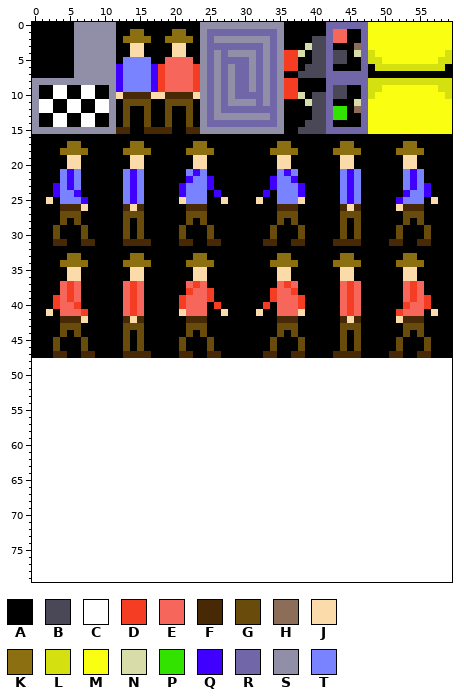
One commit to this sprite sheet: data/tiles.png. This is how it looked before the edit.
The file is 60x64 pixels. The old version is drawn lined up with the new one, on the new canvas.
Palette (. is transparent): A #000000  B #4a4856  C #ffffff  D #f53d24  E #f6665b  F #472906  G #694b0b  H #8c6d57  J #fadba9  K #8b6f10  L #d4e00f  M #faff11  N #d7dca9  P #32e300  Q #3f00ff  R #7066a8  S #918ea8  T #7a83ff
Pixels before (only the part around the change), first column x 0:
39 AAADEDEAAAAAAEDEAAAAADEEEDAAAAAAAADEEEDAAAAAEDEAAAAAAEDEDAAA
40 AAADEEDAAAAAAEDEAAAAADEEEADAAAAAADAEEEDAAAAAEDEAAAAAADEEDAAA
41 AAJAEEEDAAAAAEDEAAAAAJEEEAAJAAAAJAAEEEJAAAAAEDEAAAAADEEEAJAA
42 AAAAFFFJAAAAAFJFAAAAAAFFFAAAAAAAAAAFFFAAAAAAFJFAAAAAJFFFAAAA
43 AAAAGGGAAAAAAGGGAAAAAAGGGAAAAAAAAAAGGGAAAAAAGGGAAAAAAGGGAAAA
44 AAAAGAGAAAAAAGAGAAAAAAGAGAAAAAAAAAAGAGAAAAAAGAGAAAAAAGAGAAAA
45 AAAGAAAGAAAAAGAGAAAAAGAAAGAAAAAAAAGAAAGAAAAAGAGAAAAAGAAAGAAA
46 AAAGAAAGAAAAAGAGAAAAAGAAAGAAAAAAAAGAAAGAAAAAGAGAAAAAGAAAGAAA
47 AAAFFAAFFAAAAFFFFAAAAFFAAFFAAAAAAFFAAFFAAAAFFFFAAAAFFAAFFAAA
48 CCCCCCCCCCCCCCCCCCCCCCCCCCCCCCCCCCCCCCCCCCCCCCCCCCCCCCCCCCCC
49 CCCCCCCCCCCCCCCCCCCCCCCCCCCCCCCCCCCCCCCCCCCCCCCCCCCCCCCCCCCC
50 CCCCCCCCCCCCCCCCCCCCCCCCCCCCCCCCCCCCCCCCCCCCCCCCCCCCCCCCCCCC
51 CCCCCCCCCCCCCCCCCCCCCCCCCCCCCCCCCCCCCCCCCCCCCCCCCCCCCCCCCCCC
52 CCCCCCCCCCCCCCCCCCCCCCCCCCCCCCCCCCCCCCCCCCCCCCCCCCCCCCCCCCCC
53 CCCCCCCCCCCCCCCCCCCCCCCCCCCCCCCCCCCCCCCCCCCCCCCCCCCCCCCCCCCC
54 CCCCCCCCCCCCCCCCCCCCCCCCCCCCCCCCCCCCCCCCCCCCCCCCCCCCCCCCCCCC
55 CCCCCCCCCCCCCCCCCCCCCCCCCCCCCCCCCCCCCCCCCCCCCCCCCCCCCCCCCCCC
56 CCCCCCCCCCCCCCCCCCCCCCCCCCCCCCCCCCCCCCCCCCCCCCCCCCCCCCCCCCCC
57 CCCCCCCCCCCCCCCCCCCCCCCCCCCCCCCCCCCCCCCCCCCCCCCCCCCCCCCCCCCC
58 CCCCCCCCCCCCCCCCCCCCCCCCCCCCCCCCCCCCCCCCCCCCCCCCCCCCCCCCCCCC
59 CCCCCCCCCCCCCCCCCCCCCCCCCCCCCCCCCCCCCCCCCCCCCCCCCCCCCCCCCCCC
60 CCCCCCCCCCCCCCCCCCCCCCCCCCCCCCCCCCCCCCCCCCCCCCCCCCCCCCCCCCCC
61 CCCCCCCCCCCCCCCCCCCCCCCCCCCCCCCCCCCCCCCCCCCCCCCCCCCCCCCCCCCC
62 CCCCCCCCCCCCCCCCCCCCCCCCCCCCCCCCCCCCCCCCCCCCCCCCCCCCCCCCCCCC
63 CCCCCCCCCCCCCCCCCCCCCCCCCCCCCCCCCCCCCCCCCCCCCCCCCCCCCCCCCCCC
64 ............................................................
65 ............................................................
66 ............................................................
67 ............................................................
68 ............................................................
69 ............................................................
70 ............................................................
71 ............................................................
72 ............................................................
73 ............................................................
74 ............................................................
75 ............................................................
76 ............................................................
77 ............................................................
78 ............................................................
79 ............................................................
After the commit:
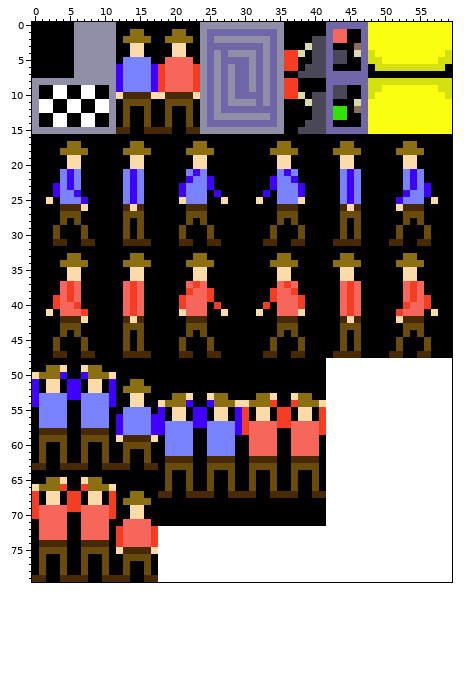
From the commit log: player falling animation added
Change:
canvas 60x64 -> 60x80
y 48: x 0..41 CCCCCCCCCCCCCCCCCCCCCCCCCCCCCCCCCCCCCCCCCC -> AAAAAAAAAAAAAAAAAAAAAAAAAAAAAAAAAAAAAAAAAA
y 49: x 0..41 CCCCCCCCCCCCCCCCCCCCCCCCCCCCCCCCCCCCCCCCCC -> AAKKJAAJKKAAAAAAAAAAAAAAAAAAAAAAAAAAAAAAAA
y 50: x 0..41 CCCCCCCCCCCCCCCCCCCCCCCCCCCCCCCCCCCCCCCCCC -> JKKKQAAQKKKJAAAAAAAAAAAAAAAAAAAAAAAAAAAAAA
y 51: x 0..41 CCCCCCCCCCCCCCCCCCCCCCCCCCCCCCCCCCCCCCCCCC -> QAJJAQQAJJAQAAKKAAAAAAAAAAAAAAAAAAAAAAAAAA
y 52: x 0..41 CCCCCCCCCCCCCCCCCCCCCCCCCCCCCCCCCCCCCCCCCC -> QAJJAQQAJJAQAKKKKAAAAAAAAAAAAAAAAAAAAAAAAA
y 53: x 0..41 CCCCCCCCCCCCCCCCCCCCCCCCCCCCCCCCCCCCCCCCCC -> QTTTTQQTTTTQAAJJAAAAKKJAAJKKAAAAKKJAAJKKAA
y 54: x 0..41 CCCCCCCCCCCCCCCCCCCCCCCCCCCCCCCCCCCCCCCCCC -> QTTTTAATTTTQAAJJAAJKKKQAAQKKKJJKKKDAADKKKJ
y 55: x 0..41 CCCCCCCCCCCCCCCCCCCCCCCCCCCCCCCCCCCCCCCCCC -> ATTTTAATTTTAATTTTAQAJJAQQAJJAQDAJJADDAJJAD
y 56: x 0..41 CCCCCCCCCCCCCCCCCCCCCCCCCCCCCCCCCCCCCCCCCC -> ATTTTAATTTTAQTTTTQQAJJAQQAJJAQDAJJADDAJJAD
y 57: x 0..41 CCCCCCCCCCCCCCCCCCCCCCCCCCCCCCCCCCCCCCCCCC -> ATTTTAATTTTAQTTTTQQTTTTQQTTTTQDEEEEDDEEEED
y 58: x 0..41 CCCCCCCCCCCCCCCCCCCCCCCCCCCCCCCCCCCCCCCCCC -> AFFFFAAFFFFAQTTTTQQTTTTAATTTTQDEEEEAAEEEED
y 59: x 0..41 CCCCCCCCCCCCCCCCCCCCCCCCCCCCCCCCCCCCCCCCCC -> AGGGGAAGGGGAJFFFFJATTTTAATTTTAAEEEEAAEEEEA
y 60: x 0..41 CCCCCCCCCCCCCCCCCCCCCCCCCCCCCCCCCCCCCCCCCC -> AGAAGAAGAAGAAGGGGAATTTTAATTTTAAEEEEAAEEEEA
y 61: x 0..41 CCCCCCCCCCCCCCCCCCCCCCCCCCCCCCCCCCCCCCCCCC -> AGAAGAAGAAGAAGAAGAATTTTAATTTTAAEEEEAAEEEEA
y 62: x 0..41 CCCCCCCCCCCCCCCCCCCCCCCCCCCCCCCCCCCCCCCCCC -> AGAAGAAGAAGAAGAAGAAFFFFAAFFFFAAFFFFAAFFFFA
y 63: x 0..41 CCCCCCCCCCCCCCCCCCCCCCCCCCCCCCCCCCCCCCCCCC -> FFAAFFFFAAFFFFAAFFAGGGGAAGGGGAAGGGGAAGGGGA
y 64: x 0..59 ............................................................ -> AAAAAAAAAAAAAAAAAAAGAAGAAGAAGAAGAAGAAGAAGACCCCCCCCCCCCCCCCCC
y 65: x 0..59 ............................................................ -> AAKKJAAJKKAAAAAAAAAGAAGAAGAAGAAGAAGAAGAAGACCCCCCCCCCCCCCCCCC
y 66: x 0..59 ............................................................ -> JKKKDAADKKKJAAAAAAAGAAGAAGAAGAAGAAGAAGAAGACCCCCCCCCCCCCCCCCC
y 67: x 0..59 ............................................................ -> DAJJADDAJJADAAKKAAFFAAFFFFAAFFFFAAFFFFAAFFCCCCCCCCCCCCCCCCCC
y 68: x 0..59 ............................................................ -> DAJJADDAJJADAKKKKAAAAAAAAAAAAAAAAAAAAAAAAACCCCCCCCCCCCCCCCCC
y 69: x 0..59 ............................................................ -> DEEEEDDEEEEDAAJJAAAAAAAAAAAAAAAAAAAAAAAAAACCCCCCCCCCCCCCCCCC
y 70: x 0..59 ............................................................ -> DEEEEAAEEEEDAAJJAAAAAAAAAAAAAAAAAAAAAAAAAACCCCCCCCCCCCCCCCCC
y 71: x 0..59 ............................................................ -> AEEEEAAEEEEAAEEEEAAAAAAAAAAAAAAAAAAAAAAAAACCCCCCCCCCCCCCCCCC
y 72..73: x 0..59 ............................................................ -> AEEEEAAEEEEADEEEEDCCCCCCCCCCCCCCCCCCCCCCCCCCCCCCCCCCCCCCCCCC
y 74: x 0..59 ............................................................ -> AFFFFAAFFFFADEEEEDCCCCCCCCCCCCCCCCCCCCCCCCCCCCCCCCCCCCCCCCCC
y 75: x 0..59 ............................................................ -> AGGGGAAGGGGAJFFFFJCCCCCCCCCCCCCCCCCCCCCCCCCCCCCCCCCCCCCCCCCC
y 76: x 0..59 ............................................................ -> AGAAGAAGAAGAAGGGGACCCCCCCCCCCCCCCCCCCCCCCCCCCCCCCCCCCCCCCCCC
y 77..78: x 0..59 ............................................................ -> AGAAGAAGAAGAAGAAGACCCCCCCCCCCCCCCCCCCCCCCCCCCCCCCCCCCCCCCCCC
y 79: x 0..59 ............................................................ -> FFAAFFFFAAFFFFAAFFCCCCCCCCCCCCCCCCCCCCCCCCCCCCCCCCCCCCCCCCCC
